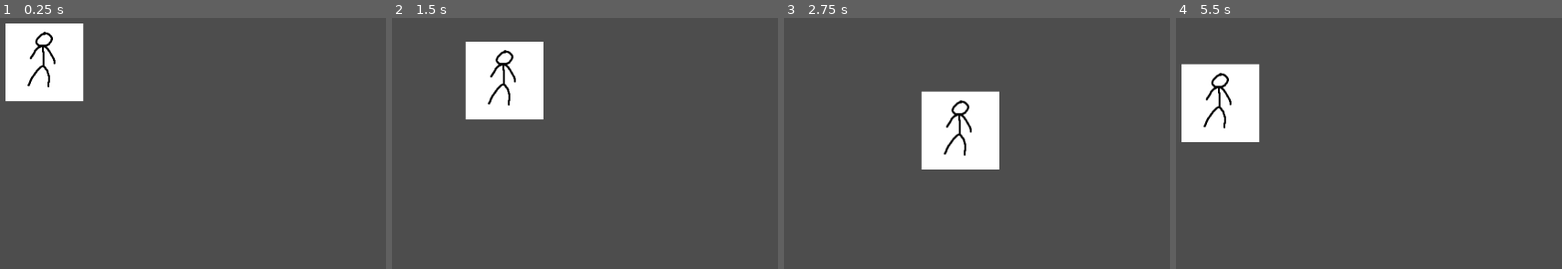
Above: before the commit, frames 1-4 (left to right).
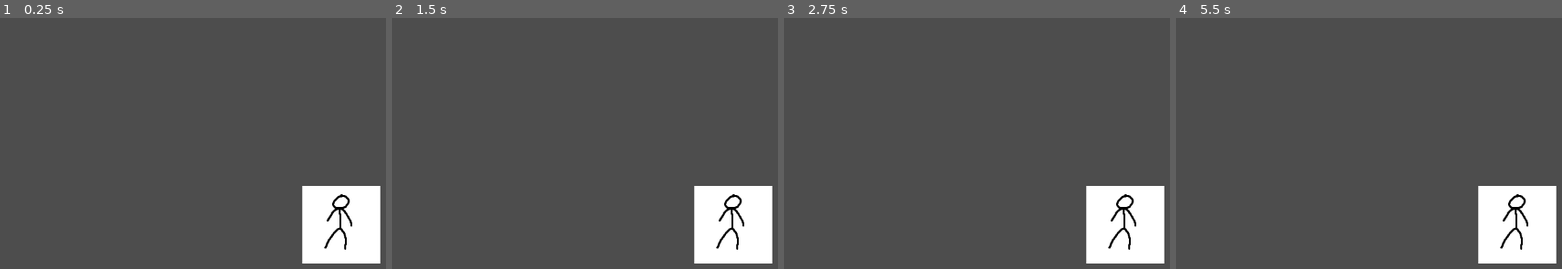
Above: after the commit, the same moments.

Repository: Torpixo-maker/FBLA
Game: Godot game, scene res://node_2d.tscn
Same seed, same stepped clock (60 frames per second), same inputs: the game is played once before the commit and once after it.
Inputs:
- Up to frame 1 (0.25 s): no input
- Up to frame 2 (1.5 s): tap Enter at 0.5 s; hold D (move_right) 0.53-1.28 s; hold S (move_down) from 1.28 s (still down)
- Up to frame 3 (2.75 s): release S (move_down) at 2.03 s; hold D (move_right) from 2.03 s (still down)
- Up to frame 4 (5.5 s): release D (move_right) at 2.78 s; hold W (move_up) 2.78-3.53 s; hold A (move_left) 3.53-5.03 s; hold S (move_down) from 5.03 s (still down)

The runs differ from the first frame. In frame 1, 12% of the frame differs, in the area x 1-99%, y 2-98%; in frame 2, 12%; in frame 3, 13%; in frame 4, 13%, in the area x 1-99%, y 18-98%.

Commit message:
Update node_2d.tscn

Diff:
--- a/fbla/node_2d.tscn
+++ b/fbla/node_2d.tscn
@@ -15,7 +15,7 @@
 }]
 
 [node name="test _sprite" type="Area2D"]
-position = Vector2(112, 133)
+position = Vector2(-96, 11)
 script = ExtResource("1_0e48y")
 metadata/_edit_group_ = true
 
@@ -23,3 +23,5 @@
 position = Vector2(3, 0)
 sprite_frames = SubResource("SpriteFrames_0e48y")
 metadata/_edit_group_ = true
+
+[node name="Camera2D" type="Camera2D" parent="."]
